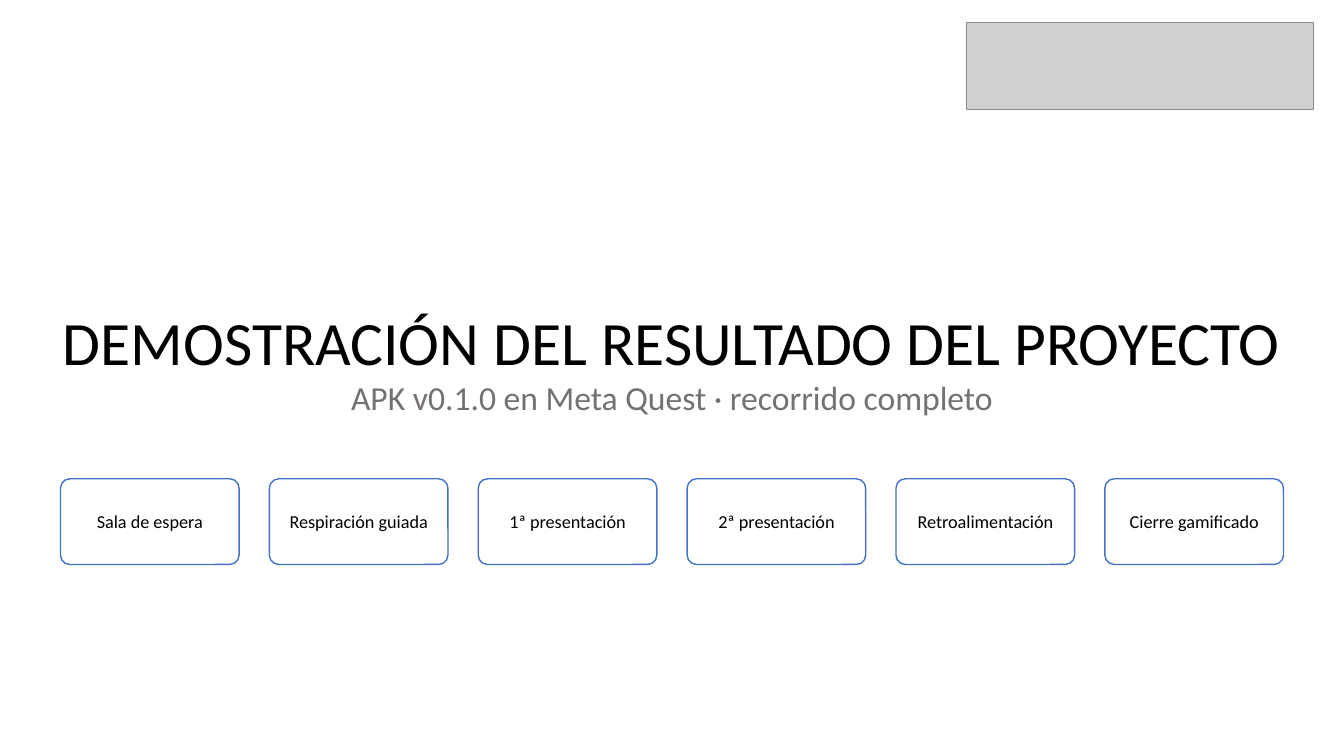
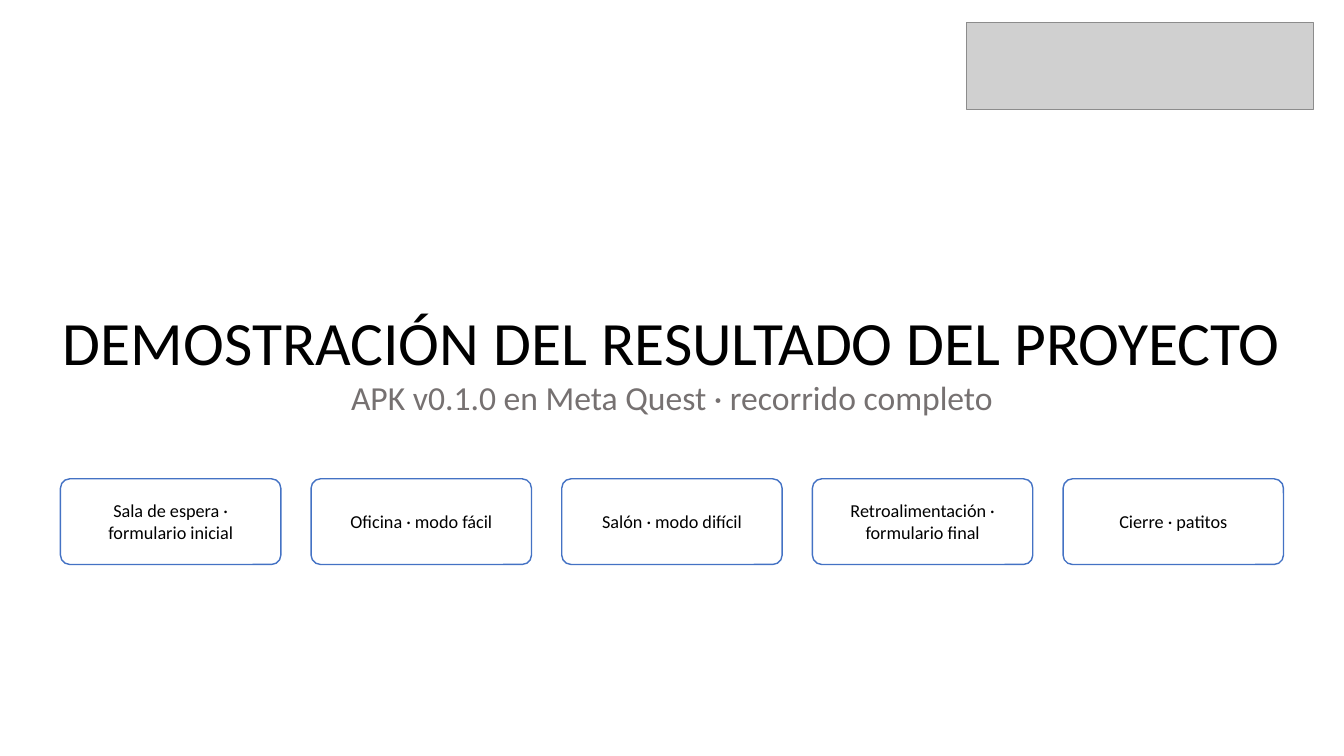
Before and after one commit to maricons/CAPSTONE_EMOTIONLAB, a slide deck: slide 11 of Fase 2/Evidencias Proyecto/Presentación Proyecto.pptx. Drawn at 1344x756 pixels with LibreOffice and Linux fonts; fonts in the diff are those of the drawing; grey boxes stand for pictures. Boxes give left, top, right and bottom in pixels: in the first picture for what was removed or moved away, otherwise in the second. Text is boxed around its words. In the diff, an @@ line names an element or a change of style, - is before the commit and + after.

```diff
--- a/Fase 2/Evidencias Proyecto/Presentación Proyecto.pptx
+++ b/Fase 2/Evidencias Proyecto/Presentación Proyecto.pptx
@@ rounded rectangle "Sala de espera · formulario ...": place and size @@
-rounded rectangle "Sala de espera · formulario ..." at [60,479,239,565]
+rounded rectangle "Sala de espera · formulario ..." at [60,479,281,565]
@@ rounded rectangle "Oficina · modo fácil": place and size @@
-rounded rectangle "Oficina · modo fácil" at [269,479,448,565]
+rounded rectangle "Oficina · modo fácil" at [312,479,532,565]
@@ rounded rectangle "Salón · modo difícil": place and size @@
-rounded rectangle "Salón · modo difícil" at [478,479,656,565]
+rounded rectangle "Salón · modo difícil" at [562,479,782,565]
@@ rounded rectangle removed at [688,479,866,565] @@
-2ª presentación
@@ rounded rectangle "Retroalimentación · formulario final": place and size @@
-rounded rectangle "Retroalimentación · formulario final" at [896,479,1075,565]
+rounded rectangle "Retroalimentación · formulario final" at [813,479,1033,565]
@@ rounded rectangle "Cierre · patitos": place and size @@
-rounded rectangle "Cierre · patitos" at [1105,479,1284,565]
+rounded rectangle "Cierre · patitos" at [1064,479,1285,565]
@@ text in rounded rectangle at [108,504,233,539]: text changed @@
-Sala de espera
+Sala de espera · formulario inicial
@@ text in rounded rectangle at [850,504,986,539]: text changed @@
-Retroalimentación
+Retroalimentación · formulario final
@@ text in rounded rectangle at [350,515,492,528]: text changed @@
-Respiración guiada
+Oficina · modo fácil
@@ text in rounded rectangle at [602,515,741,528]: text changed @@
-1ª presentación
+Salón · modo difícil
@@ text in rounded rectangle at [1119,515,1227,531]: text changed @@
-Cierre gamificado
+Cierre · patitos
```
Also in this commit, not shown: 1 other slide changed.
